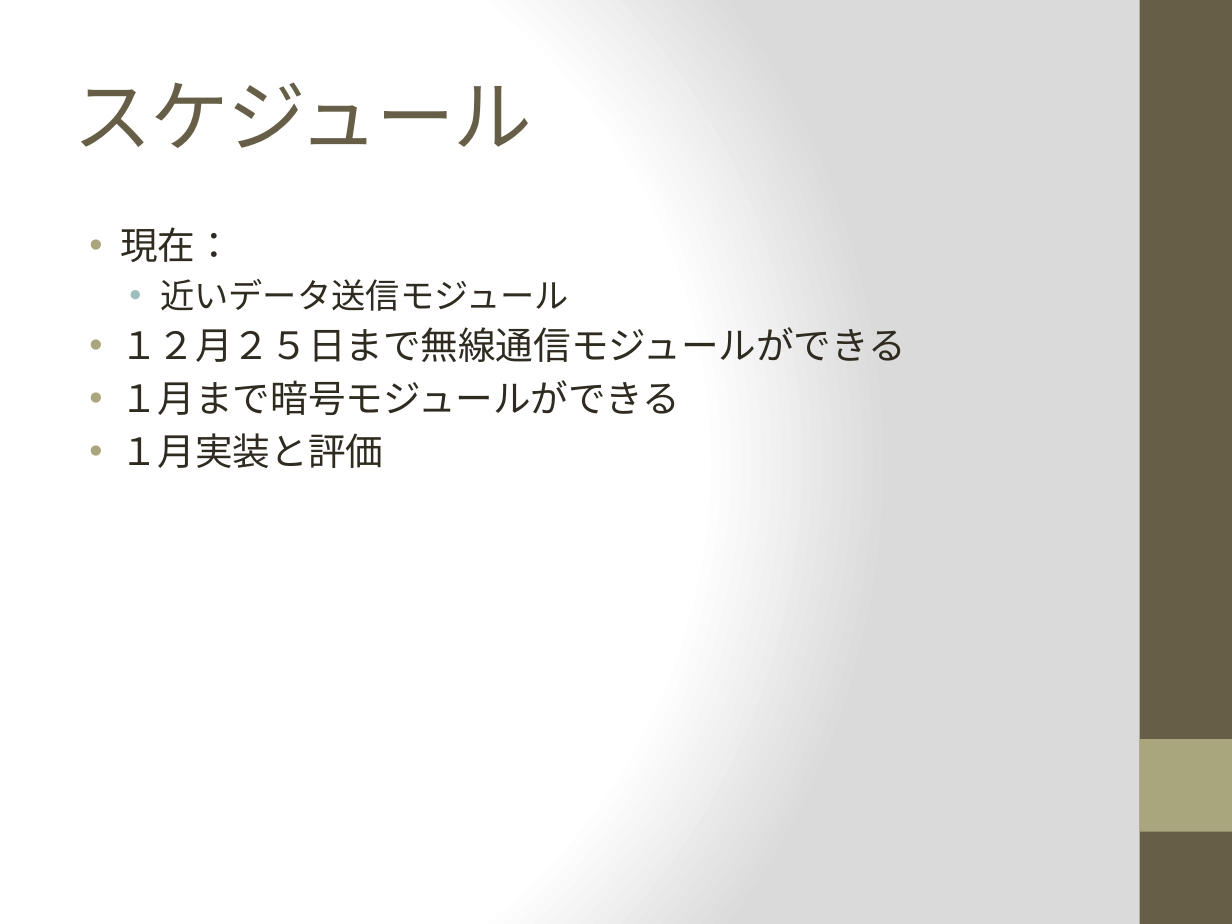
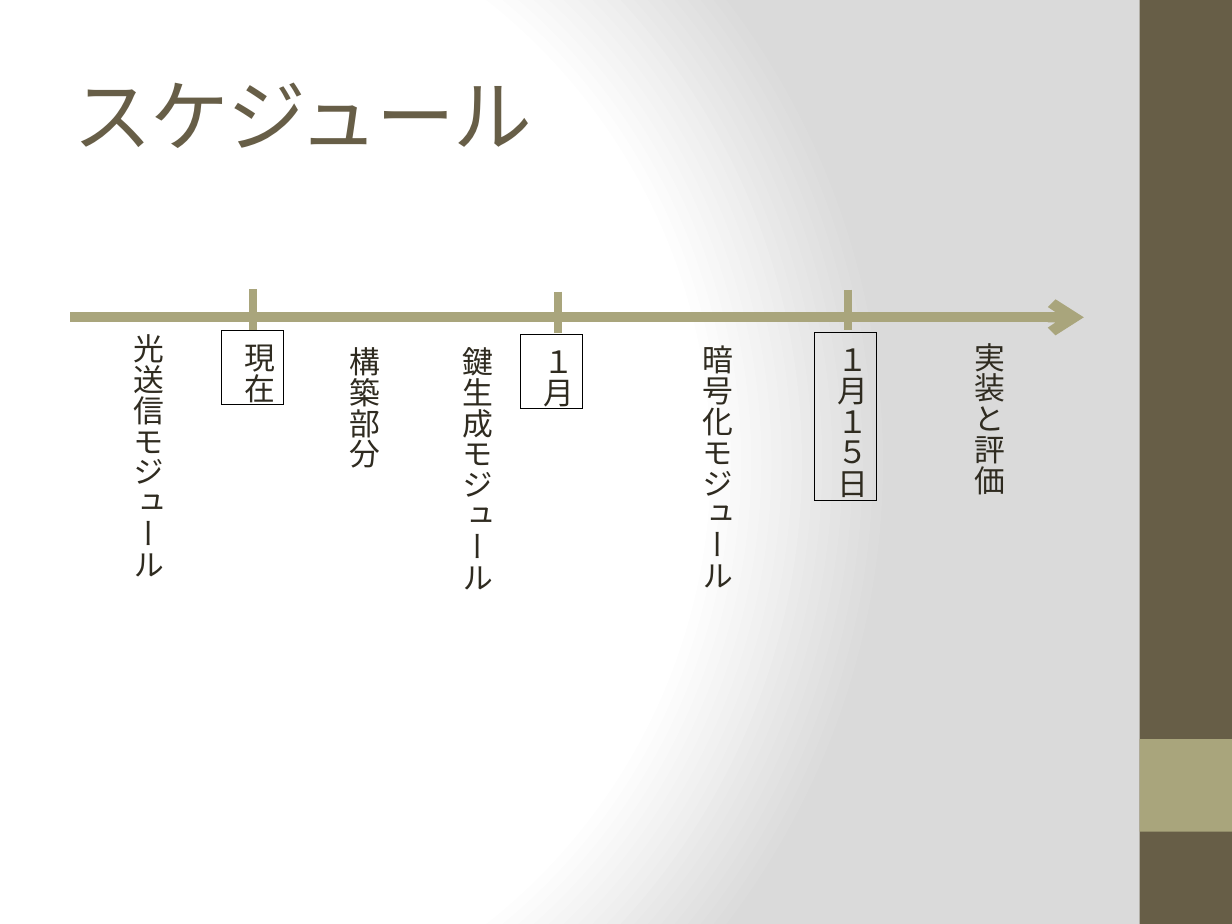
Before and after one commit to spidercpsf/Term2011, a slide deck: slide 26 of UsingLightCommunicationDeployWirelessSensorNetworkv4.pptx (slide 27 before the commit). Drawn at 1232x924 pixels with LibreOffice and Linux fonts; fonts in the diff are those of the drawing. Boxes give left, top, right and bottom in pixels: in the first picture for what was removed or moved away, otherwise in the second. Text is boxed around its words. In the diff, an @@ line names an element or a change of style, - is before the commit and + after.

```diff
--- a/UsingLightCommunicationDeployWirelessSensorNetworkv4.pptx
+++ b/UsingLightCommunicationDeployWirelessSensorNetworkv4.pptx
@@ text removed at (x1=120, y1=227, x2=906, y2=468) @@
-• 現在：
-  • 近いデータ送信モジュール
-• １２月２５日まで無線通信モジュールができる
-• １月まで暗号モジュールができる
-• １月実装と評価
@@ line added from (253, 290) to (253, 330), #A9A57C 4.5 pt @@
@@ line added from (558, 292) to (558, 333), #A9A57C 4.5 pt @@
@@ line added from (848, 290) to (848, 330), #A9A57C 4.5 pt @@
@@ arrow added from (70, 318) to (1084, 318), #A9A57C 6 pt @@
@@ text added at (x1=133, y1=334, x2=164, y2=577), 18 pt, text #2F2B20 @@
+  光送信モジュール
@@ rectangle added at (x1=222, y1=330, x2=283, y2=405), outline #000000 0.75 pt, 18 pt, text #2F2B20 @@
+現在
@@ text added at (x1=349, y1=347, x2=380, y2=468), 18 pt, text #2F2B20 @@
+構築部分
@@ text added at (x1=463, y1=347, x2=494, y2=590), 18 pt, text #2F2B20 @@
+鍵生成モジュール
@@ rectangle added at (x1=520, y1=334, x2=582, y2=409), outline #000000 0.75 pt, 18 pt, text #2F2B20 @@
+１月
@@ text added at (x1=703, y1=345, x2=734, y2=587), 18 pt, text #2F2B20 @@
+暗号化モジュール
@@ rectangle added at (x1=814, y1=333, x2=876, y2=500), outline #000000 0.75 pt, 18 pt, text #2F2B20 @@
+１月１５日
@@ text added at (x1=974, y1=343, x2=1005, y2=495), 18 pt, text #2F2B20 @@
+実装と評価
```
Also in this commit, not shown: 8 other slides changed, 1 slide added, 1 slide removed, 30 other files.
